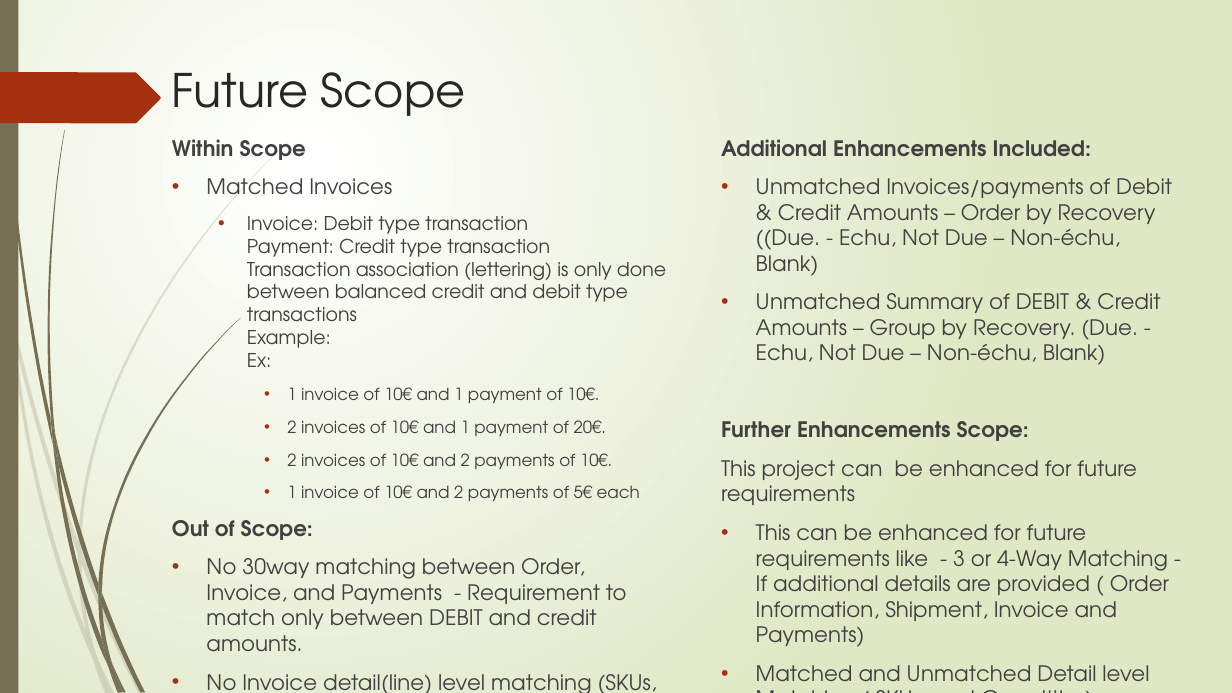
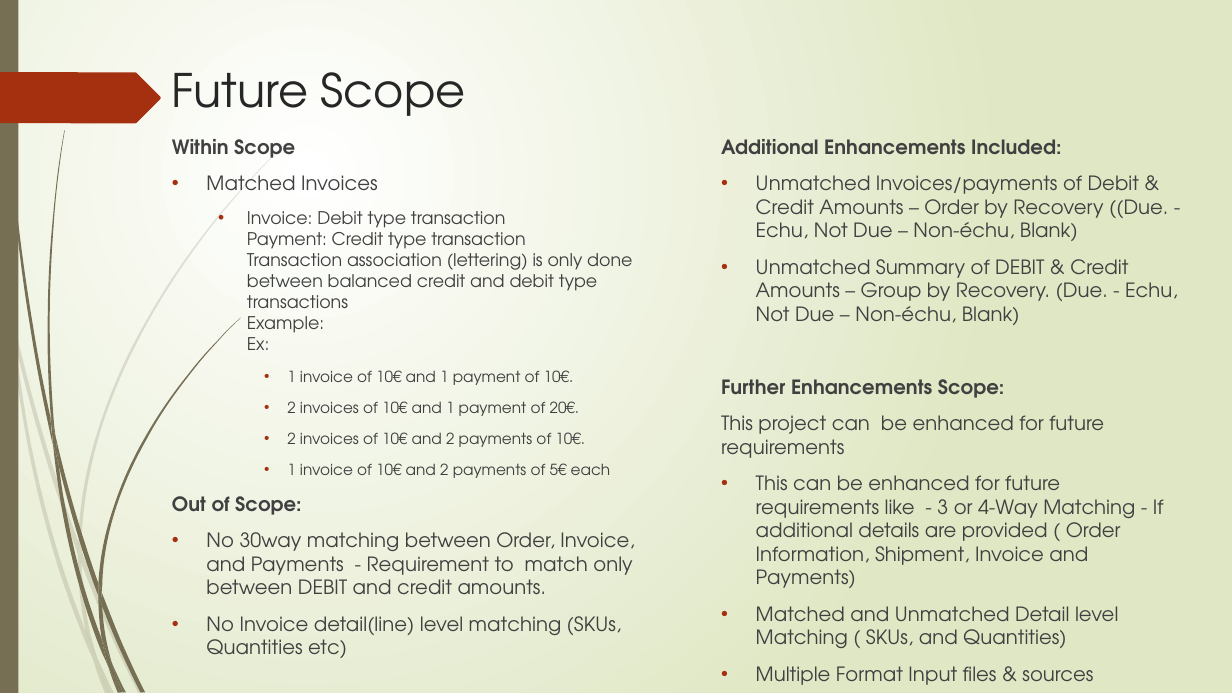
Before and after one commit to sureshcs0524/PythonProjects, a slide deck: slide 19 of Invoice Matching Application .pptx (slide 18 before the commit). Drawn at 1232x693 pixels with LibreOffice and Linux fonts; fonts in the diff are those of the drawing. Boxes give left, top, right and bottom in pixels: in the first picture for what was removed or moved away, otherwise in the second. Text is boxed around its words. In the diff, an @@ line names an element or a change of style, - is before the commit and + after.

Commit message:
Changes in Invoice Matching Applicaiton PPT

```diff
--- a/Invoice Matching Application .pptx
+++ b/Invoice Matching Application .pptx
@@ text "Within Scope" at [172, 139, 634, 658]: size 16.6 to 15.3 pt in "Within Scope", "Matched Invoices", "Out of Scope:", "No 30way matching between Order, Invoice, and ..." and 1 more places; size 14.8 to 13.6 pt in "Invoice: Debit type transaction Payment: Credit type ..."; size 12.9 to 11.9 pt in "1 invoice of 10€ and 1 payment ...", "2 invoices of 10€ and 1 payment ...", "2 invoices of 10€ and 2 payments ...", "1 invoice of 10€ and 2 payments ..." @@
@@ text at [721, 139, 1178, 648]: size 16.6 to 15.3 pt in "Additional Enhancements Included:", "Unmatched Invoices/payments of Debit & Credit Amounts ...", "Unmatched Summary of DEBIT & Credit Amounts ...", "Further Enhancements Scope:" and 3 more places @@
@@ text at [756, 666, 1093, 685]: paragraphs added @@
+• Multiple Format Input files & sources
+• Data Security/User authentication requirements
+• Payment processing – Accounts Payable process etc
```
Also in this commit, not shown: 7 other slides changed, 5 slides added, 4 slides removed, 1 other file.
